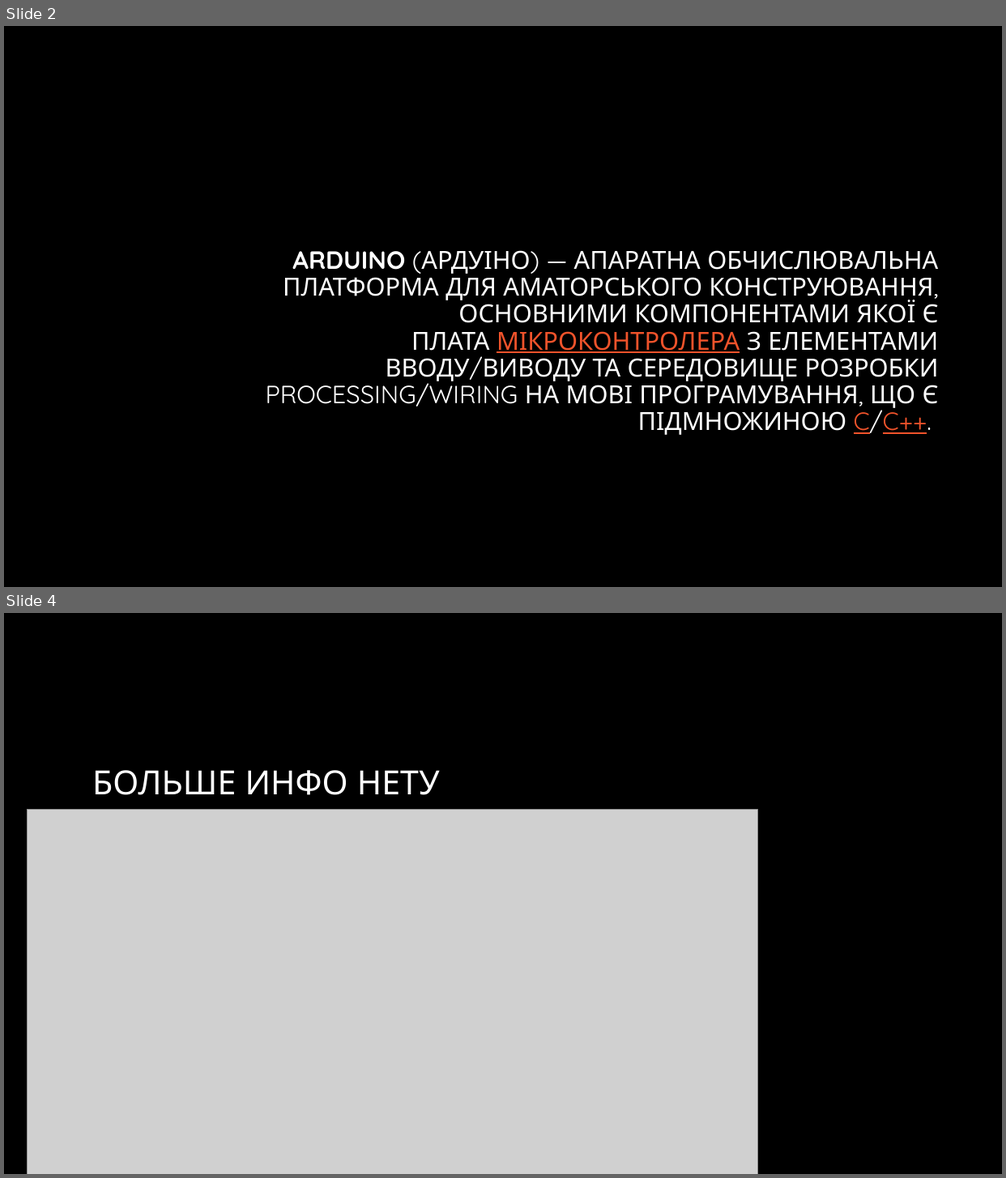
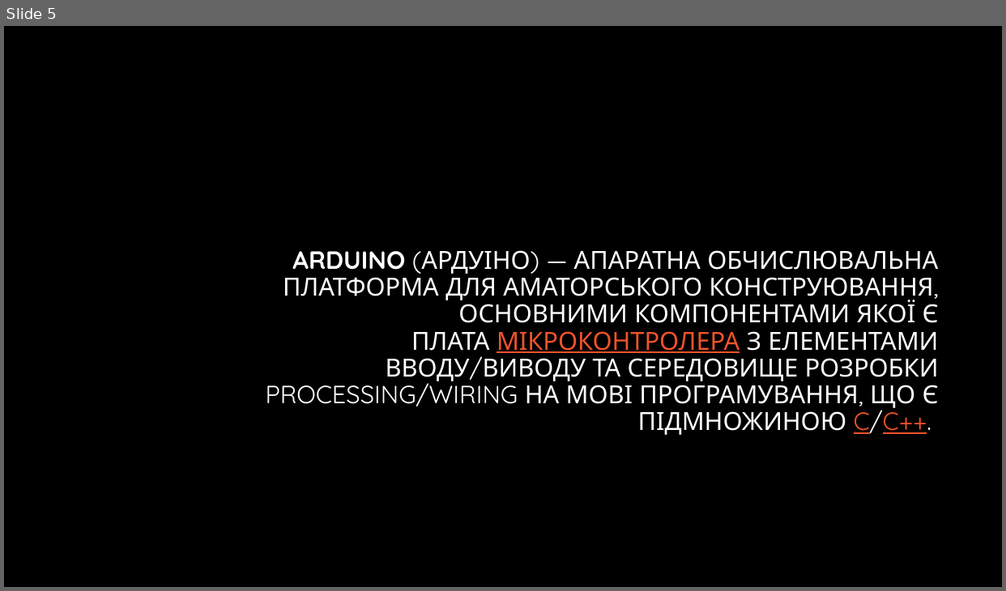
Before and after one commit to Balitsky/think_global, a slide deck: 4-6B/kasparov/ардуино.pptx. Shown one above the other, each under a label of ours: slides 2 and 4 before the commit, slide 5 after it; the slides between them are not shown. The pictures are 1006x1178 and 1006x591 pixels, drawn with LibreOffice and Linux fonts; fonts in the diff are those of the drawing; grey boxes stand for pictures; background and template pictures are left out. Boxes give left, top, right and bottom in pixels: in the first picture for what was removed or moved away, otherwise in the second. Text is boxed around its words. In the diff, an @@ line names an element or a change of style, - is before the commit and + after.

```diff
--- a/4-6B/kasparov/ардуино.pptx
+++ b/4-6B/kasparov/ардуино.pptx
@@ slide 4 removed at box(4, 613, 1002, 1174), background #000000 @@
@@ title removed at box(92, 770, 440, 795) @@
-БОЛЬШЕ ИНФО НЕТУ
@@ picture removed at box(27, 809, 758, 1174) @@
@@ what was slide 2 is now slide 5 @@
```
Also in this commit, not shown: 2 slides changed, 5 slides added, 1 other slide removed, 15 other files.
